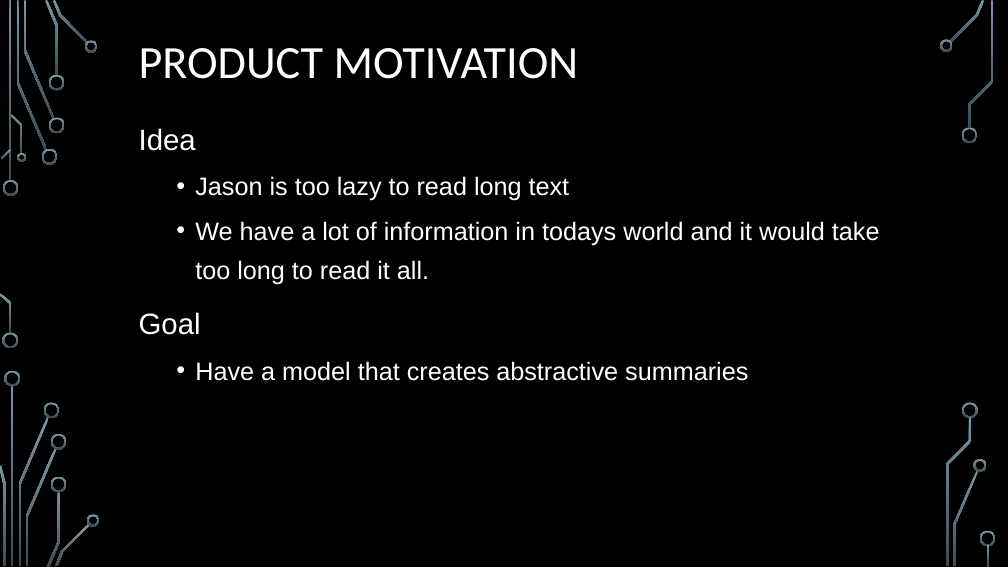
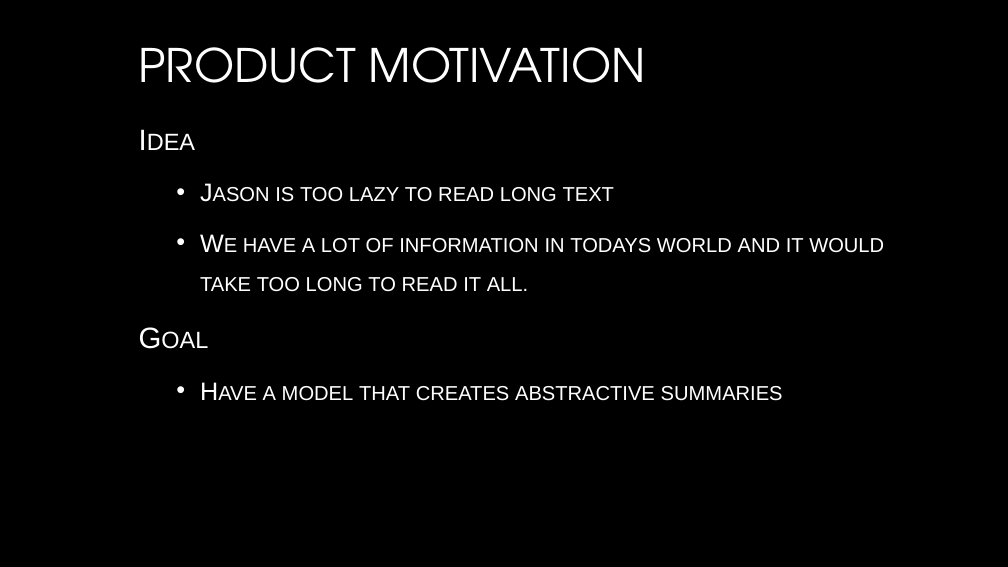
Before and after one commit to kk2250/Project_TextSum, a slide deck: slide 2 of project_textsum.pptx. Drawn at 1008x567 pixels with LibreOffice and Linux fonts; fonts in the diff are those of the drawing; background and template pictures are left out. Boxes give left, top, right and bottom in pixels: in the first picture for what was removed or moved away, otherwise in the second. Text is boxed around its words. In the diff, an @@ line names an element or a change of style, - is before the commit and + after.

```diff
--- a/project_textsum.pptx
+++ b/project_textsum.pptx
@@ title "PRODUCT MOTIVATION" at <box>139,47,646,83</box>: font Calibri to TeX Gyre Adventor, text colour #FFFFFF to gradient #FFFFFF to #A6A6A6; line spacing 0.9 to 1 @@
@@ text "Idea" at <box>200,187,884,401</box>: text colour #FFFFFF to gradient #FFFFFF to #BFBFBF in "Idea", "Jason is too lazy to read long ...", "We have a lot of information in ...", "Goal"; small capitals on; more space between paragraphs; indent changed @@
@@ group removed at <box>0,0,996,567</box>: 33 freeform shapes, 3 rectangles @@
```
Also in this commit, not shown: 5 other slides changed, 2 slides added, 54 other files.
